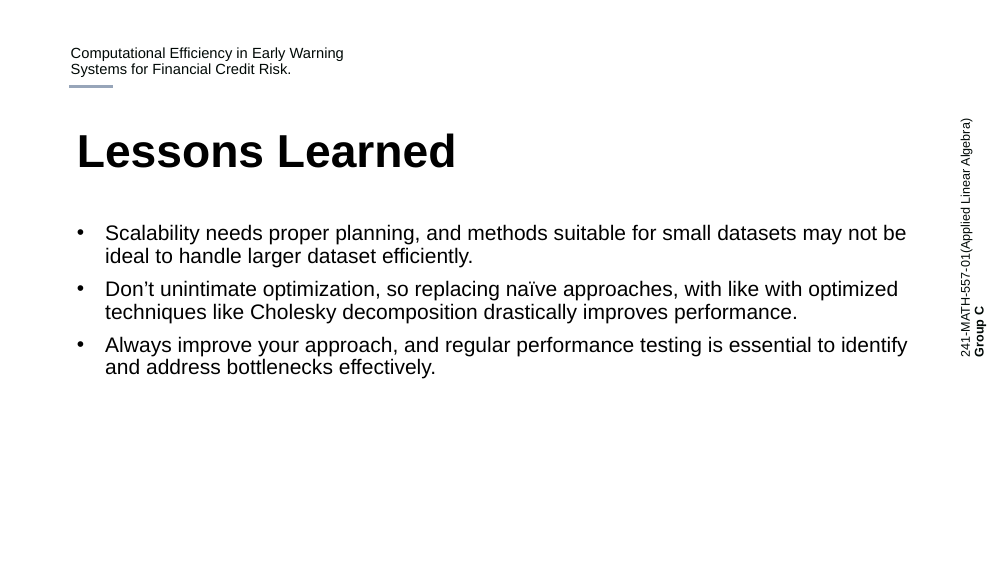
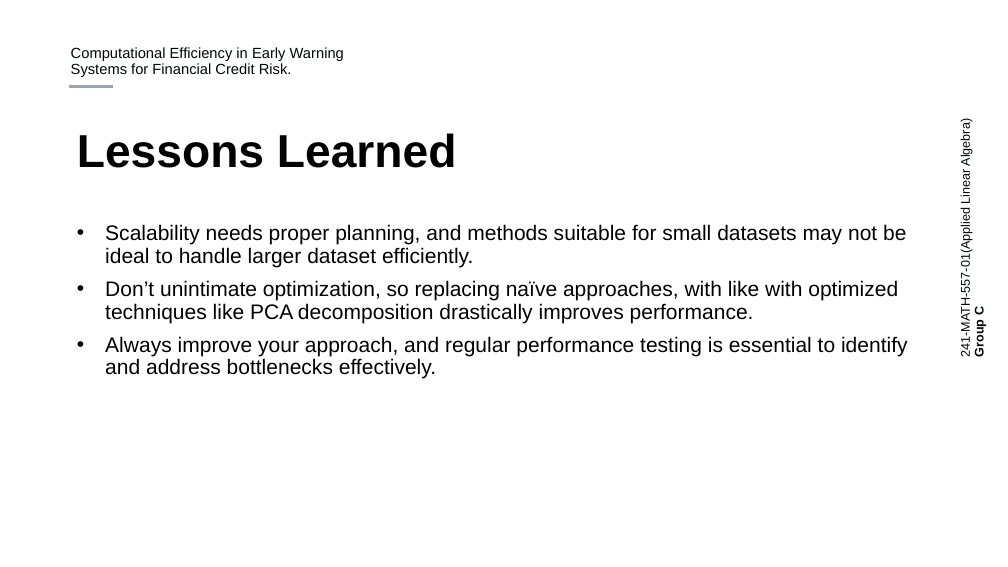
Before and after one commit to haboub/group_c_pro, a slide deck: slide 17 of outputs/report/Computational Efficiency in EWS for Financial Credit Risk.pptx. Drawn at 1008x567 pixels with LibreOffice and Linux fonts; fonts in the diff are those of the drawing; background and template pictures are left out. Boxes give left, top, right and bottom in pixels: in the first picture for what was removed or moved away, otherwise in the second. Text is boxed around its words. In the diff, an @@ line names an element or a change of style, - is before the commit and + after.

```diff
--- a/outputs/report/Computational Efficiency in EWS for Financial Credit Risk.pptx
+++ b/outputs/report/Computational Efficiency in EWS for Financial Credit Risk.pptx
@@ text at (105, 280, 898, 323): text changed @@
-• Don’t unintimate optimization, so replacing naïve approaches, with like with optimized techniques like Cholesky decomposition drastically improves performance.
+• Don’t unintimate optimization, so replacing naïve approaches, with like with optimized techniques like PCA decomposition drastically improves performance.
```
Also in this commit, not shown: 3 other slides changed, 4 other files.
